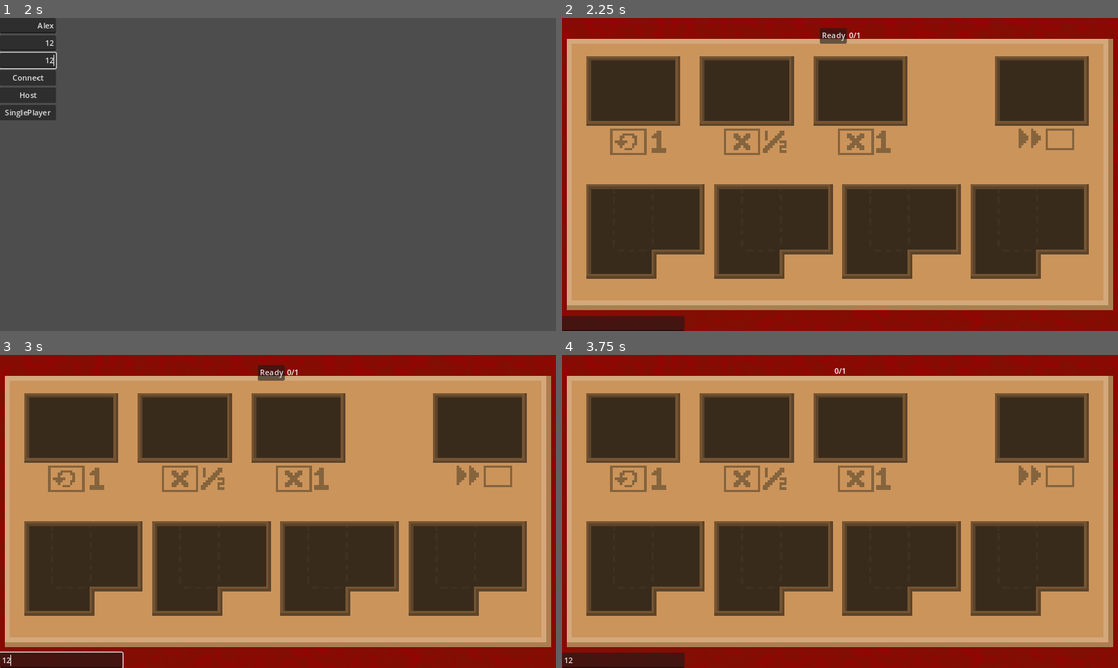
Above: before the commit, frames 1-4 (two rows, left to right).
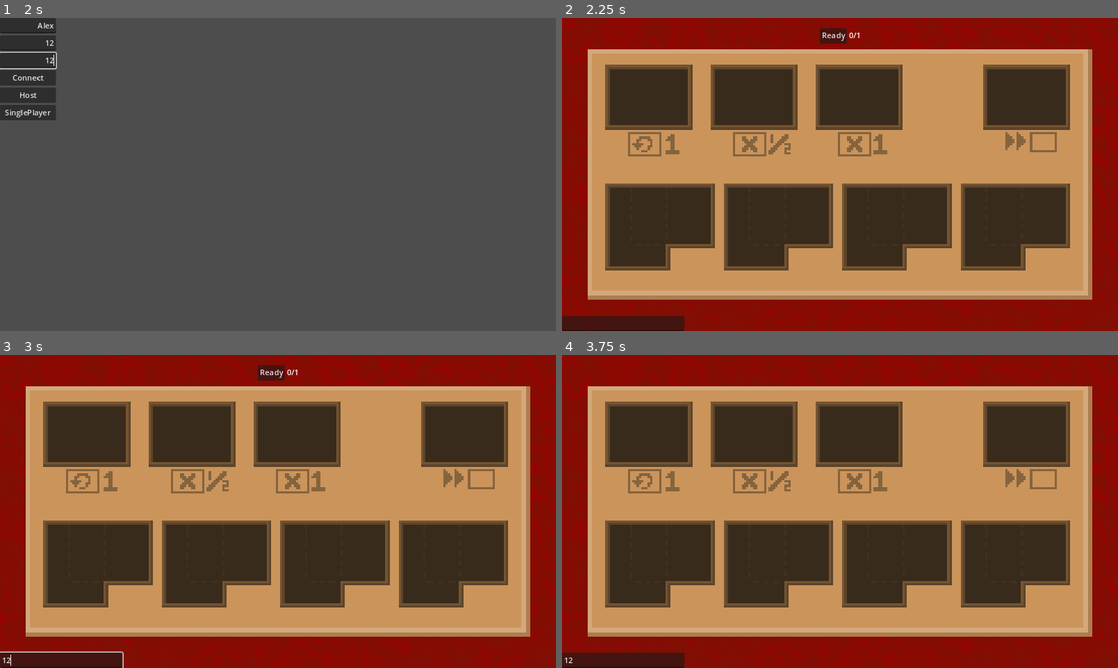
Above: after the commit, the same moments.

Repository: sowelilekusi/bordello
Game: Godot game, scene res://Scenes/main_menu.tscn
The game is run twice, just before and just after one commit, with the same random seed, the same clock (stepped at 60 frames per second) and the same inputs.
Inputs (mouse positions are in pixels of both pictures, inside the frame that each line leads up to):
- Up to frame 1 (2 s): click "Play" at 0.5 s; click (27, 24) at 1.27 s; type "Alex" at 1.35 s; click (27, 43) at 1.5 s; type "12" at 1.58 s; click (27, 61) at 1.73 s; type "12" at 1.82 s
- Up to frame 2 (2.25 s): click "Host" at 2 s
- Up to frame 3 (3 s): click (61, 661) at 2.77 s; type "12" at 2.85 s
- Up to frame 4 (3.75 s): click "Ready" at 3.5 s

Frame 1 is identical in both runs. In frame 2, 36% of the frame differs, in the area x 0-100%, y 6-94%; in frame 3, 36%; in frame 4, 36%, in the area x 0-100%, y 4-94%.
Error before the commit: Invalid call. Nonexistent function 'slide_to_position' in base 'Nil'. (res://Scripts/PlayerStateMachine/player_controller.gd:15)
Error after the commit: Invalid call. Nonexistent function 'slide_to_position' in base 'Nil'. (res://Scripts/PlayerStateMachine/player_controller.gd:21)

Commit message:
Card selecting works over the network

Diff:
--- a/PlayerBoard.gd
+++ b/PlayerBoard.gd
@@ -1,2 +1,25 @@
 class_name PlayerBoard
 extends Node2D
+
+var workers = []
+var roster = []
+var shift_deck = []
+var slots = []
+
+
+func _ready():
+	#Workaround for bug in 4.0.3.stable
+	slots.append($Slot1)
+	slots.append($Slot2)
+	slots.append($Slot3)
+	slots.append($Slot4)
+
+
+func add_to_roster(node_paths):
+	var cards = []
+	for path in node_paths:
+		cards.append(get_node(path))
+	roster.append_array(cards)
+	for x in 4:
+		if x < roster.size():
+			slots[x].add_worker(roster[x])
--- a/Scenes/human_player.tscn
+++ b/Scenes/human_player.tscn
@@ -10,7 +10,7 @@
 [node name="Node2D" type="Node2D" parent="."]
 
 [node name="Camera2D" type="Camera2D" parent="."]
-zoom = Vector2(0.501, 0.501)
+zoom = Vector2(0.463, 0.463)
 
 [node name="CanvasLayer" type="CanvasLayer" parent="."]
 
@@ -21,6 +21,7 @@
 anchor_bottom = 1.0
 grow_horizontal = 2
 grow_vertical = 2
+mouse_filter = 1
 theme = ExtResource("2_ja0q8")
 
 [node name="Cash" type="Label" parent="CanvasLayer/UI"]
@@ -50,6 +51,23 @@
 offset_top = 312.0
 offset_right = 1152.0
 offset_bottom = 335.0
+
+[node name="Confirm" type="Button" parent="CanvasLayer/UI"]
+visible = false
+layout_mode = 1
+anchors_preset = -1
+anchor_left = 0.5
+anchor_top = 0.5
+anchor_right = 0.5
+anchor_bottom = 0.5
+offset_left = -4.0
+offset_top = 257.0
+offset_right = 4.0
+offset_bottom = 4.0
+grow_horizontal = 2
+grow_vertical = 2
+theme_override_font_sizes/font_size = 32
+text = "Confirm"
 
 [node name="HBoxContainer" type="HBoxContainer" parent="CanvasLayer/UI"]
 layout_mode = 1
@@ -89,5 +107,6 @@
 [node name="LineEdit" type="LineEdit" parent="CanvasLayer/UI/VBoxContainer"]
 layout_mode = 2
 
+[connection signal="pressed" from="CanvasLayer/UI/Confirm" to="." method="_on_confirm_pressed"]
 [connection signal="pressed" from="CanvasLayer/UI/HBoxContainer/LobbyReadyButton" to="." method="_on_lobby_ready_button_pressed"]
 [connection signal="text_submitted" from="CanvasLayer/UI/VBoxContainer/LineEdit" to="." method="_on_line_edit_text_submitted"]
--- a/Scenes/worker_card.tscn
+++ b/Scenes/worker_card.tscn
@@ -150,7 +150,7 @@
 texture = ExtResource("5_a2bm7")
 region_rect = Rect2(0, 0, 32, 32)
 
-[node name="Area2D" type="Area2D" parent="." groups=["Card"]]
+[node name="Area2D" type="Area2D" parent="."]
 position = Vector2(125, 175)
 
 [node name="CollisionShape2D" type="CollisionShape2D" parent="Area2D"]
--- a/Scripts/PlayerStateMachine/human_controller.gd
+++ b/Scripts/PlayerStateMachine/human_controller.gd
@@ -22,8 +22,10 @@
 	ready_button_pressed.emit(player_info["id"])
 
 
-@rpc("any_peer")
+@rpc("any_peer", "call_local")
 func update_ready_label(readied_players, total_players):
+	if readied_players == total_players:
+		ready_label.visible = false
 	ready_label.text = str(readied_players) + "/" + str(total_players)
 
 
@@ -40,3 +42,16 @@
 	var msg = "[" + player_info["username"] + "] " + new_text + "\n"
 	$CanvasLayer/UI/VBoxContainer/LineEdit.text = ""
 	chat_message_submitted.emit(msg)
+
+
+func select_card(card):
+	super(card)
+	if draft_picked.size() == draft_pick_amount:
+		$CanvasLayer/UI/Confirm.visible = true
+	else:
+		$CanvasLayer/UI/Confirm.visible = false
+
+
+func _on_confirm_pressed() -> void:
+	$CanvasLayer/UI/Confirm.visible = false
+	rpc("confirm_draft")
--- a/Scripts/PlayerStateMachine/player_controller.gd
+++ b/Scripts/PlayerStateMachine/player_controller.gd
@@ -1,16 +1,45 @@
 class_name PlayerController
 extends Node
+
+signal workers_discarded
+signal workers_kept
 
 var player_info
 @export var hand_position: Node2D
 var hand = []
+var draft_picked = []
+var draft_pick_amount = 0
 
 
-func draft(cards, _pick):
+func draft(cards, pick):
+	draft_pick_amount = pick
 	var xxx = (250.0 * cards.size()) / 2.0
 	for x in cards.size():
 		var card = cards[x]
 		var ratio = float(x) / float(cards.size() - 1)
 		var xx = lerpf(-1 * xxx, xxx, ratio)
-		card.slide_to_position(hand_position.global_position.x + xx, hand_position.global_position.y, 0.0, 0.2)
+		card.slide_to_position(hand_position.global_position.x + xx - 125.0, hand_position.global_position.y - 175.0, 0.0, 0.2)
 		hand.append(card)
+		card.card_clicked.connect(select_card)
+
+
+func select_card(card):
+	if not draft_picked.has(card) and draft_picked.size() < draft_pick_amount:
+		draft_picked.append(card)
+		card.slide_to_position(card.position.x, card.position.y - 50.0, 0.0, 0.1)
+	elif draft_picked.has(card):
+		draft_picked.remove_at(draft_picked.find(card))
+		card.slide_to_position(card.position.x, card.position.y + 50.0, 0.0, 0.1)
+
+
+@rpc("call_local")
+func confirm_draft():
+	var discarded_cards = []
+	var kept_cards = []
+	for card in hand:
+		if not draft_picked.has(card):
+			discarded_cards.append(card.get_path())
+		else:
+			kept_cards.append(card.get_path())
+	workers_discarded.emit(discarded_cards)
+	workers_kept.emit(kept_cards)
--- a/Scripts/game.gd
+++ b/Scripts/game.gd
@@ -99,6 +99,8 @@
 			networked_controllers.append(controller)
 			controller.ready_button_pressed.connect(ready_player)
 			controller.chat_message_submitted.connect(message)
+			controller.workers_discarded.connect(discard_workers)
+			controller.workers_kept.connect(board.add_to_roster)
 			var player_info = {}
 			player_info["id"] = id
 			player_info["username"] = username
@@ -166,3 +168,10 @@
 	for x in players:
 		if x.player_info["username"] == player:
 			x.draft(cards, pick_amount)
+
+
+@rpc("call_local")
+func discard_workers(node_paths):
+	for path in node_paths:
+		var card = get_node(path)
+		worker_discard.place(card)
Not shown, changed: ideas.txt
